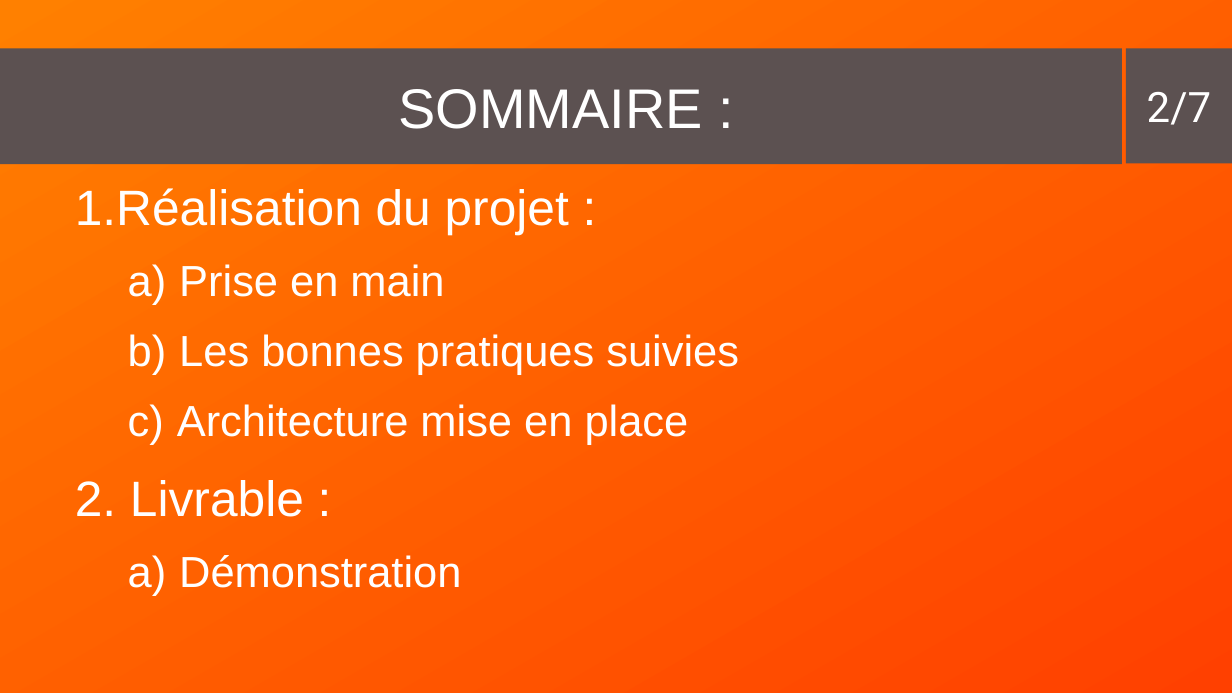
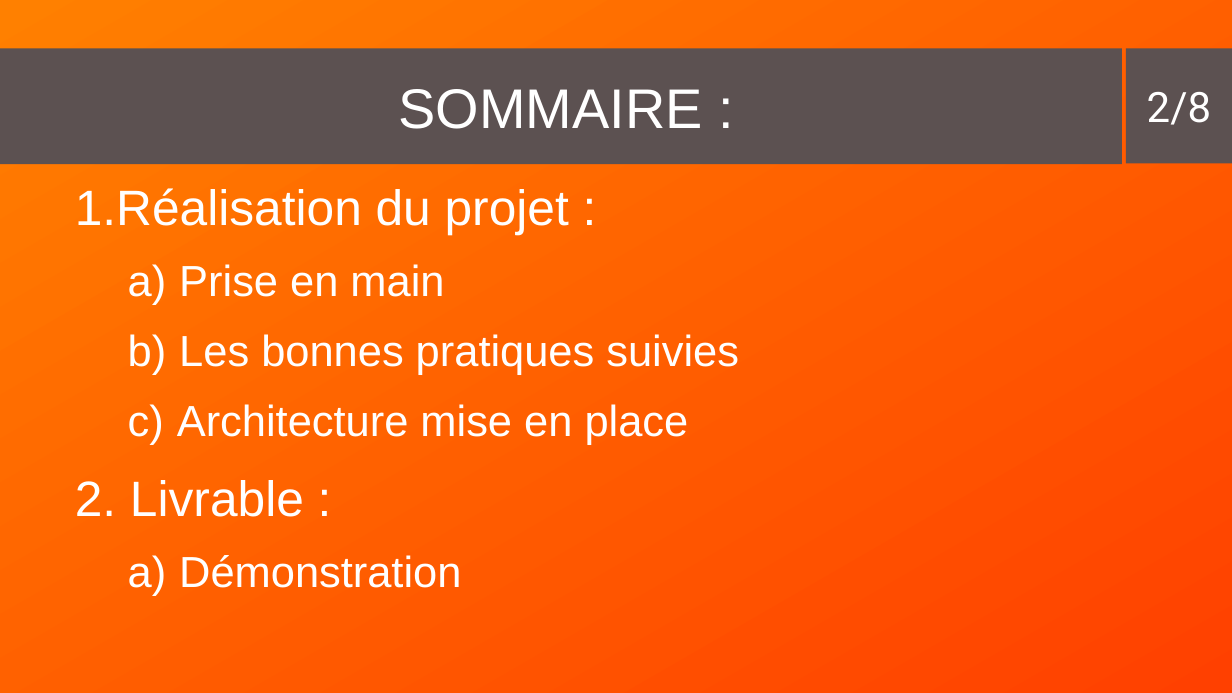
Before and after one commit to ZaeRon007/FormationFullStack, a slide deck: slide 2 of documents/presentation/presentation2.odp. Drawn at 1232x693 pixels with LibreOffice and Linux fonts; fonts in the diff are those of the drawing. Boxes give left, top, right and bottom in pixels: in the first picture for what was removed or moved away, otherwise in the second. Text is boxed around its words. In the diff, an @@ line names an element or a change of style, - is before the commit and + after.

```diff
--- a/documents/presentation/presentation2.odp
+++ b/documents/presentation/presentation2.odp
@@ text in rectangle at <box>1147,92,1211,125</box>: text changed @@
-2/7
+2/8
```
Also in this commit, not shown: 5 other slides changed, 1 slide added, 1 other file.
